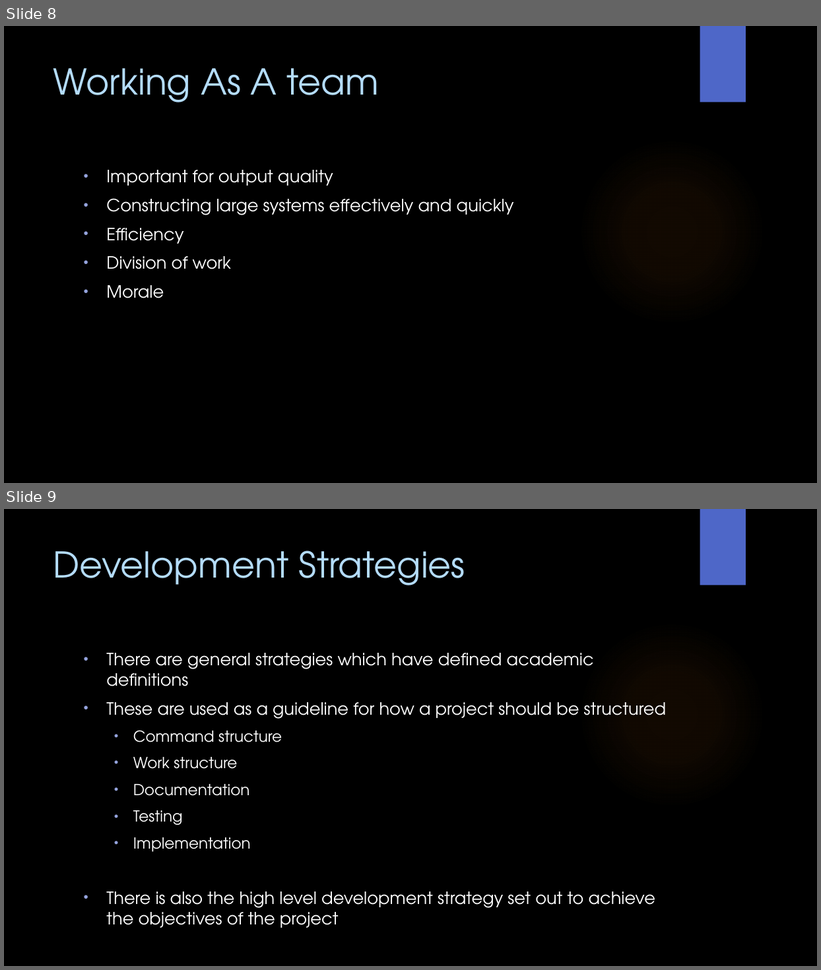
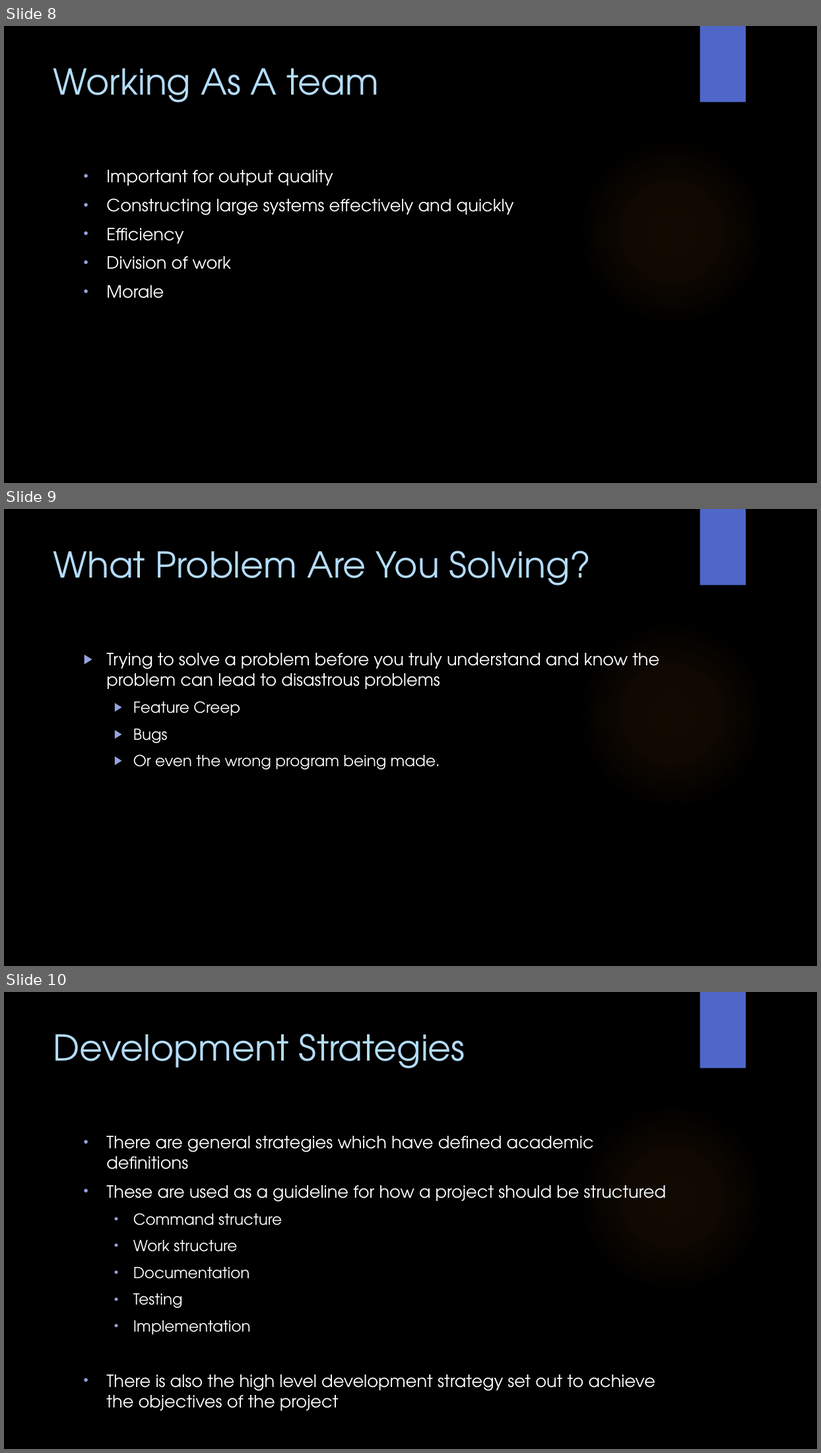
Before and after one commit to WitsSoftDev/SoftDev2016, a slide deck: Session 1/Softdev Session 1 2016.pptx. Shown one above the other, each under a label of ours: slides 8 and 9 before the commit, slides 8, 9 and 10 after it. The pictures are 821x970 and 821x1453 pixels, drawn with LibreOffice and Linux fonts; fonts in the diff are those of the drawing; background and template pictures are left out. Boxes give left, top, right and bottom in pixels: in the first picture for what was removed or moved away, otherwise in the second. Text is boxed around its words. In the diff, an @@ line names an element or a change of style, - is before the commit and + after.

```diff
--- a/Session 1/Softdev Session 1 2016.pptx
+++ b/Session 1/Softdev Session 1 2016.pptx
@@ slide 9 added at bbox=[4, 509, 817, 966], background picture (left out); not listed: 2 template elements that a slide beside it also shows @@
@@ title added at bbox=[54, 551, 591, 586], 42 pt, text #B4DCFA @@
+What Problem Are You Solving?
@@ text added at bbox=[106, 653, 659, 770], 20 pt, text #FFFFFF @@
+▶ Trying to solve a problem before you truly understand and know the problem can lead to disastrous problems
+  ▶ Feature Creep
+  ▶ Bugs
+  ▶ Or even the wrong program being made.
@@ what was slide 9 is now slide 10 @@
```
Also in this commit, not shown: 6 slides changed, 1 other slide added, 3 slides removed.
